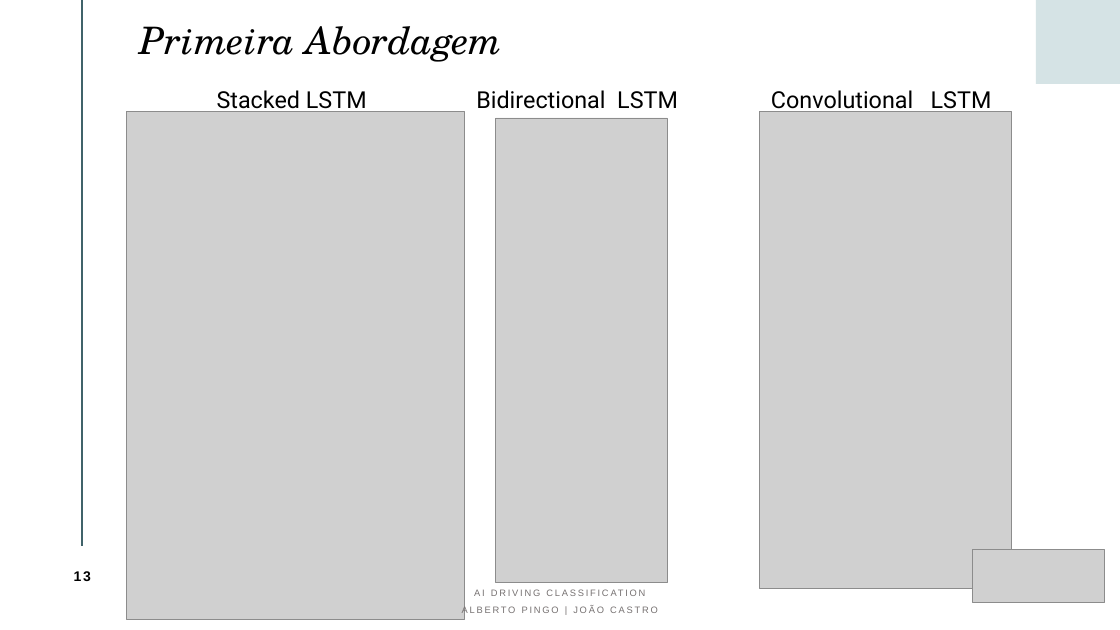
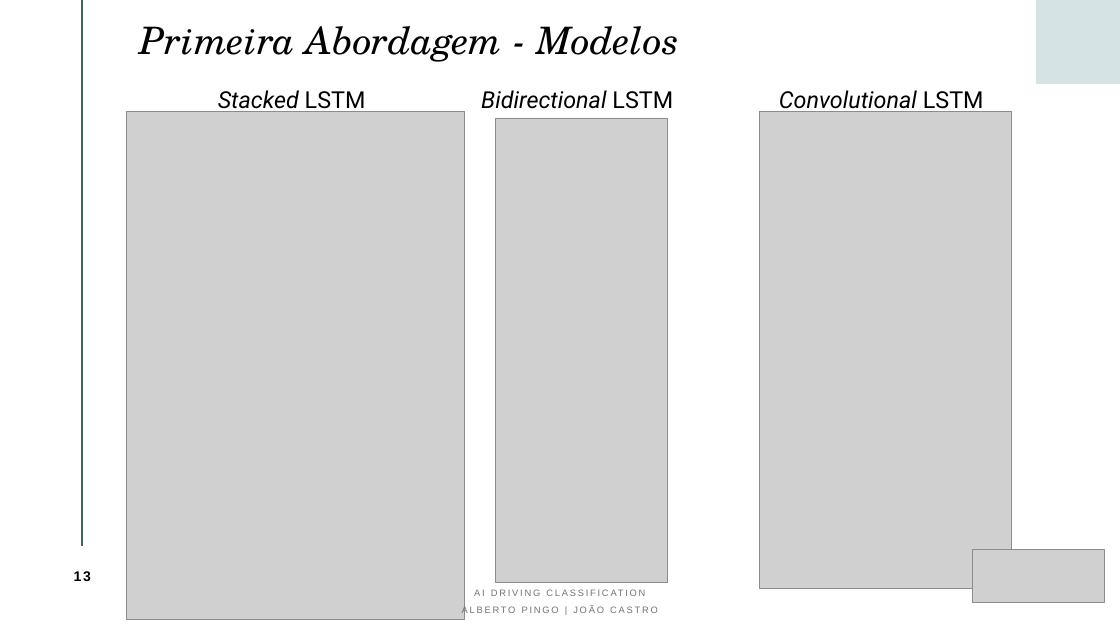
Before and after one commit to albertopingo/AI-driving-classification_FinalProject_CEng, a slide deck: slide 13 of ProjInf_AI_Driving_Classification.pptx. Drawn at 1120x630 pixels with LibreOffice and Linux fonts; fonts in the diff are those of the drawing; grey boxes stand for pictures. Boxes give left, top, right and bottom in pixels: in the first picture for what was removed or moved away, otherwise in the second. Text is boxed around its words. In the diff, an @@ line names an element or a change of style, - is before the commit and + after.

```diff
--- a/ProjInf_AI_Driving_Classification.pptx
+++ b/ProjInf_AI_Driving_Classification.pptx
@@ title at (x1=140, y1=26, x2=679, y2=62): text changed @@
-Primeira Abordagem
+Primeira Abordagem - Modelos
@@ text "Stacked LSTM" at (x1=218, y1=90, x2=366, y2=115): italic on in "Stacked" @@
@@ text "Bidirectional LSTM" at (x1=481, y1=90, x2=673, y2=109): italic on in "Bidirectional" @@
@@ text "Convolutional LSTM" at (x1=779, y1=90, x2=984, y2=115): italic on in "Convolutional" @@
```
Also in this commit, not shown: 9 other slides changed, 1 slide added, 9 slides removed.
